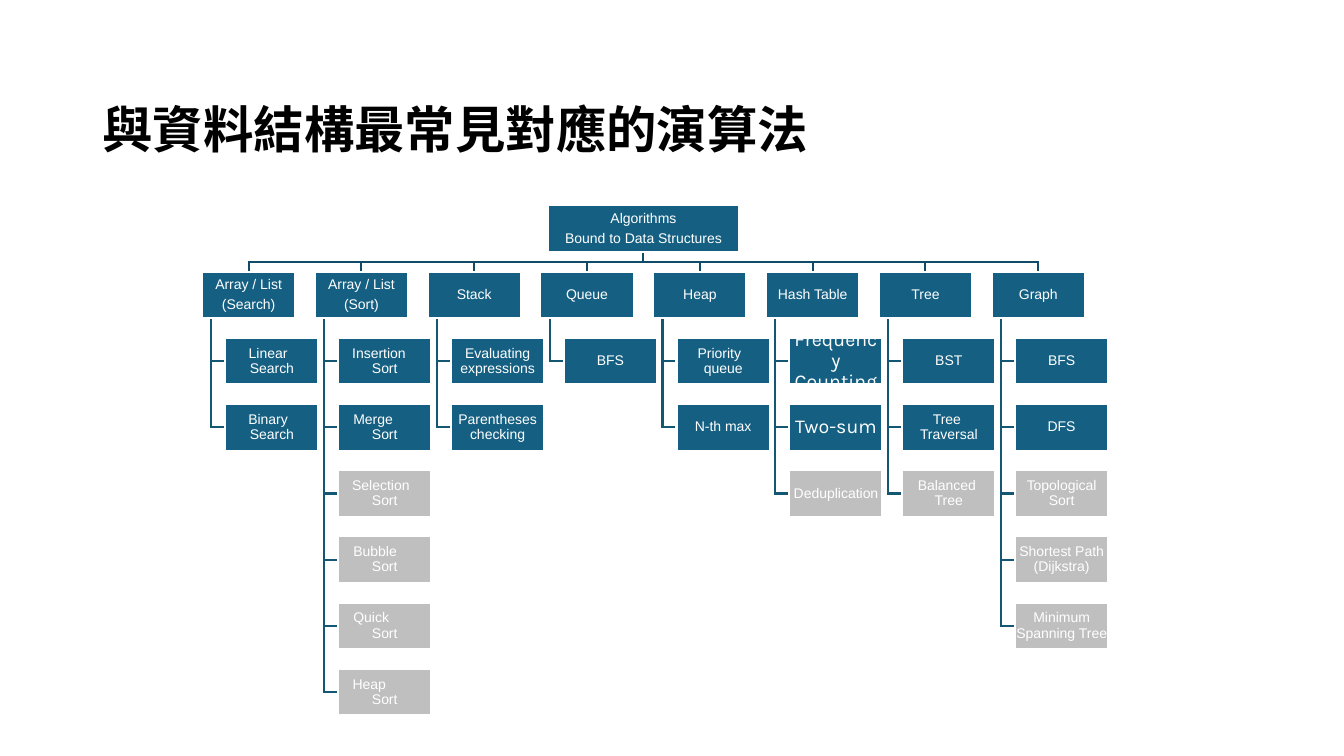
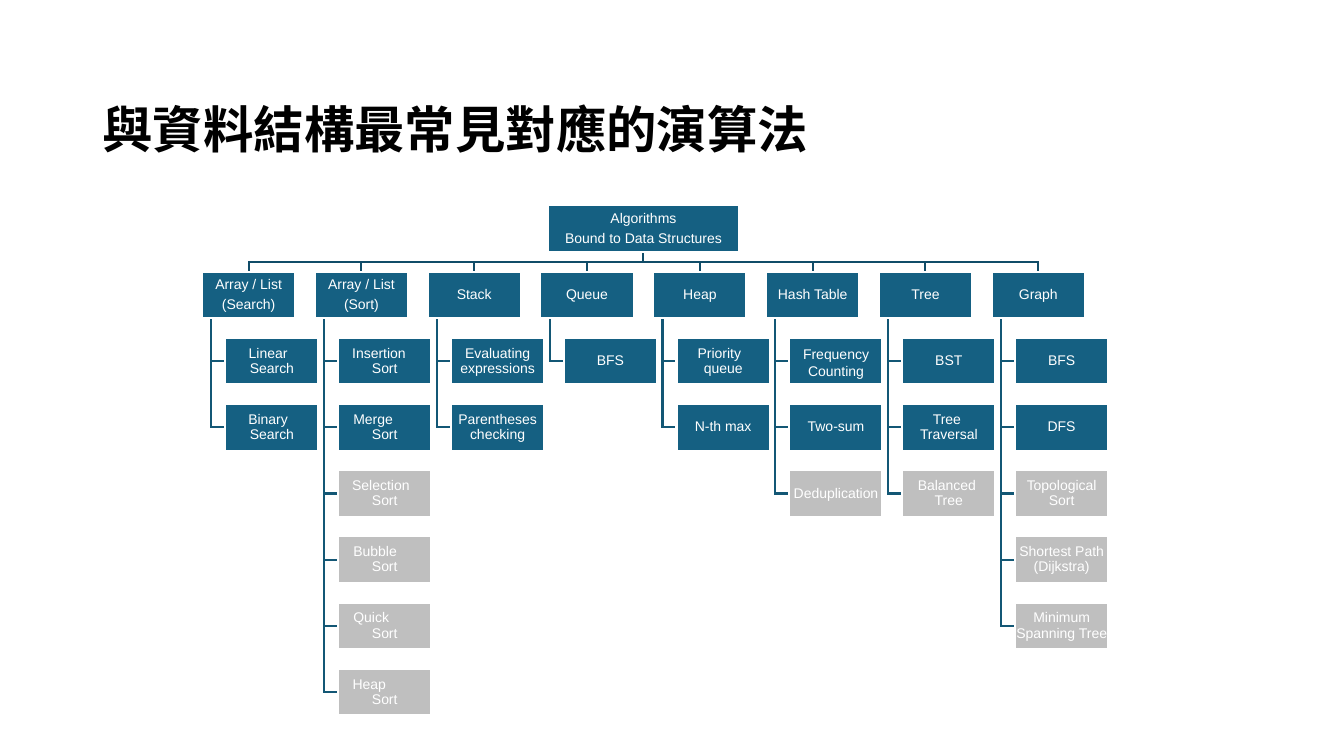
Before and after one commit to mingfujacky/Lecture-DSA-2.0, a slide deck: slide 4 of asset/ppt/ch01a_data_structures.pptx. Drawn at 1344x756 pixels with LibreOffice and Linux fonts; fonts in the diff are those of the drawing. Boxes give left, top, right and bottom in pixels: in the first picture for what was removed or moved away, otherwise in the second. Text is boxed around its words. In the diff, an @@ line names an element or a change of style, - is before the commit and + after.

```diff
--- a/asset/ppt/ch01a_data_structures.pptx
+++ b/asset/ppt/ch01a_data_structures.pptx
@@ text "Frequency Counting" at bbox=[803, 349, 869, 379]: size 14 to 10 pt, font Karla to Arial; less space between paragraphs @@
@@ text "Two-sum" at bbox=[808, 421, 865, 431]: size 14 to 10 pt, font Karla to Arial; less space between paragraphs @@
```
Also in this commit, not shown: 1 other file.
